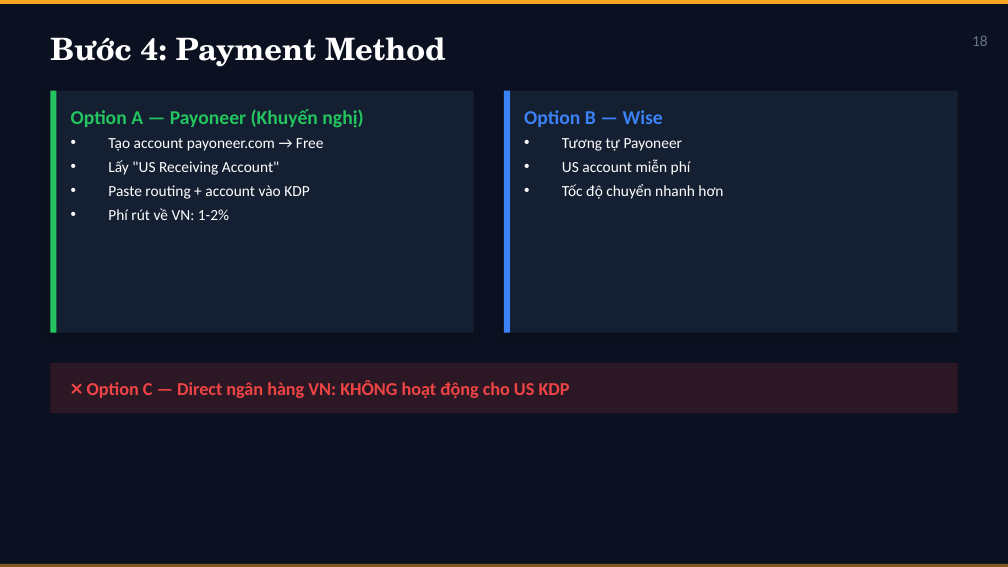
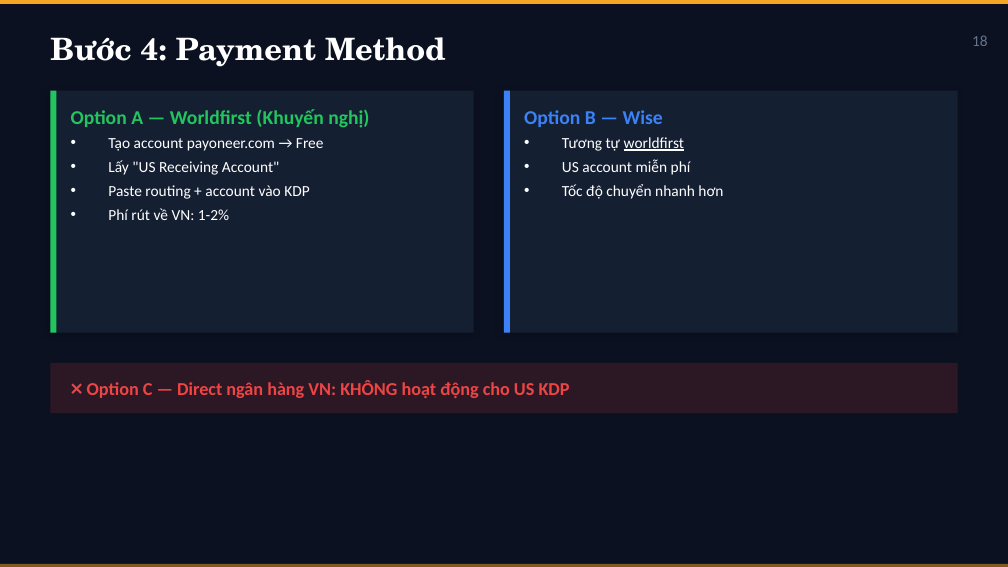
Before and after one commit to AILabs-official/aws-kdp, a slide deck: slide 18 of Documents/KDP_5AM_Club_3Day_Training.pptx. Drawn at 1008x567 pixels with LibreOffice and Linux fonts; fonts in the diff are those of the drawing. Boxes give left, top, right and bottom in pixels: in the first picture for what was removed or moved away, otherwise in the second. Text is boxed around its words. In the diff, an @@ line names an element or a change of style, - is before the commit and + after.

```diff
--- a/Documents/KDP_5AM_Club_3Day_Training.pptx
+++ b/Documents/KDP_5AM_Club_3Day_Training.pptx
@@ text at [71, 109, 369, 128]: text changed @@
-Option A — Payoneer (Khuyến nghị)
+Option A — Worldfirst (Khuyến nghị)
@@ text at [562, 137, 684, 151]: text changed @@
-• Tương tự Payoneer
+• Tương tự worldfirst
```
Also in this commit, not shown: 20 other slides changed, 36 other files.
